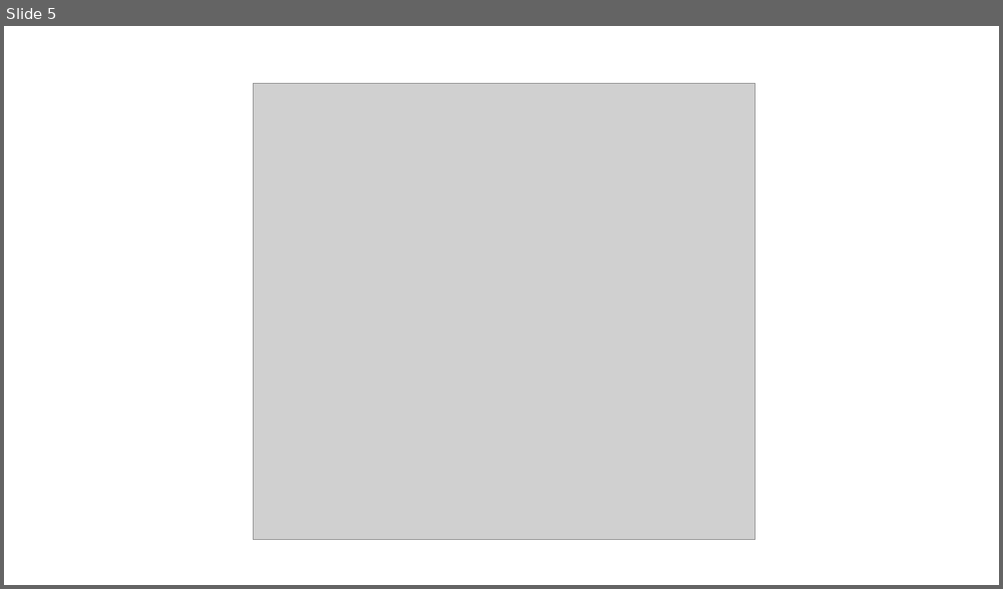
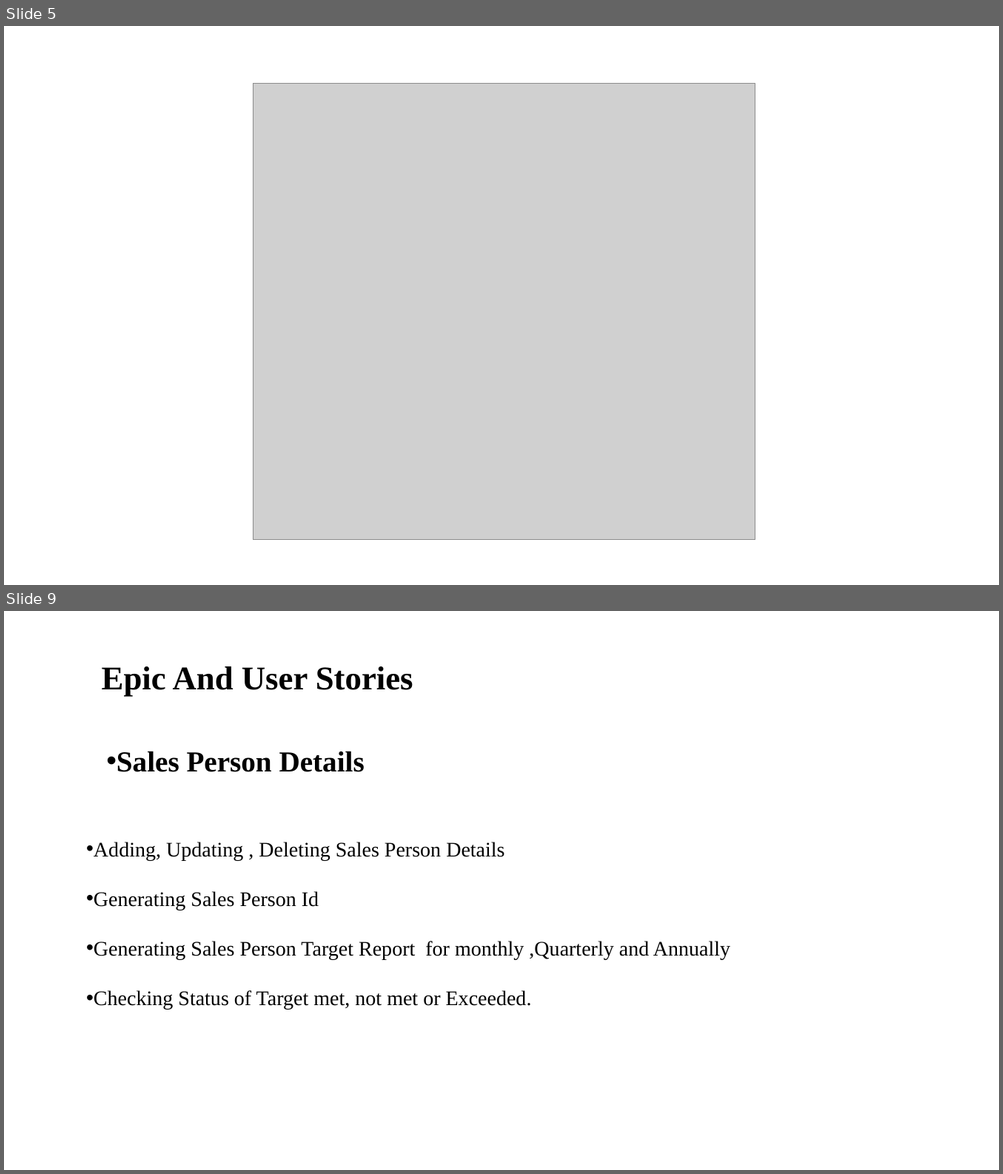
Before and after one commit to asing472/Great_Outdoor_Group_B, a slide deck: BY Ayush for project/Online Return.pptx. Shown one above the other, each under a label of ours: slide 5 before the commit, slides 5 and 9 after it; the slides between them are not shown. The pictures are 1003x589 and 1003x1174 pixels, drawn with LibreOffice and Linux fonts; fonts in the diff are those of the drawing; grey boxes stand for pictures. Boxes give left, top, right and bottom in pixels: in the first picture for what was removed or moved away, otherwise in the second. Text is boxed around its words. In the diff, an @@ line names an element or a change of style, - is before the commit and + after.

```diff
--- a/BY Ayush for project/Online Return.pptx
+++ b/BY Ayush for project/Online Return.pptx
@@ slide 9 added at <box>4,611,999,1170</box>, background #FFFFFF @@
@@ title added at <box>102,667,413,697</box>, 32 pt, text #000000, bold @@
+Epic And User Stories
@@ text added at <box>116,751,364,772</box>, 28 pt, text #000000, bold @@
+• Sales Person Details
@@ text added at <box>94,842,730,1010</box>, 20 pt, text #000000 @@
+• Adding, Updating , Deleting Sales Person Details
+• Generating Sales Person Id
+• Generating Sales Person Target Report for monthly ,Quarterly and Annually
+• Checking Status of Target met, not met or Exceeded.
```
Also in this commit, not shown: 5 other slides added.
